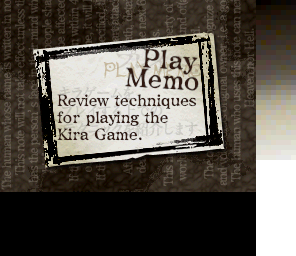
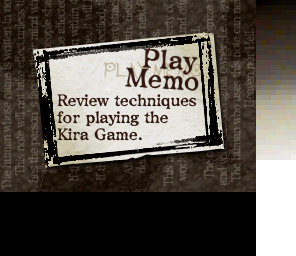
Two versions of the same layered image (296x256). Layer-by-layer changes:
"Layer 2": opacity 88% → 100% over [58, 49, 200, 139]
